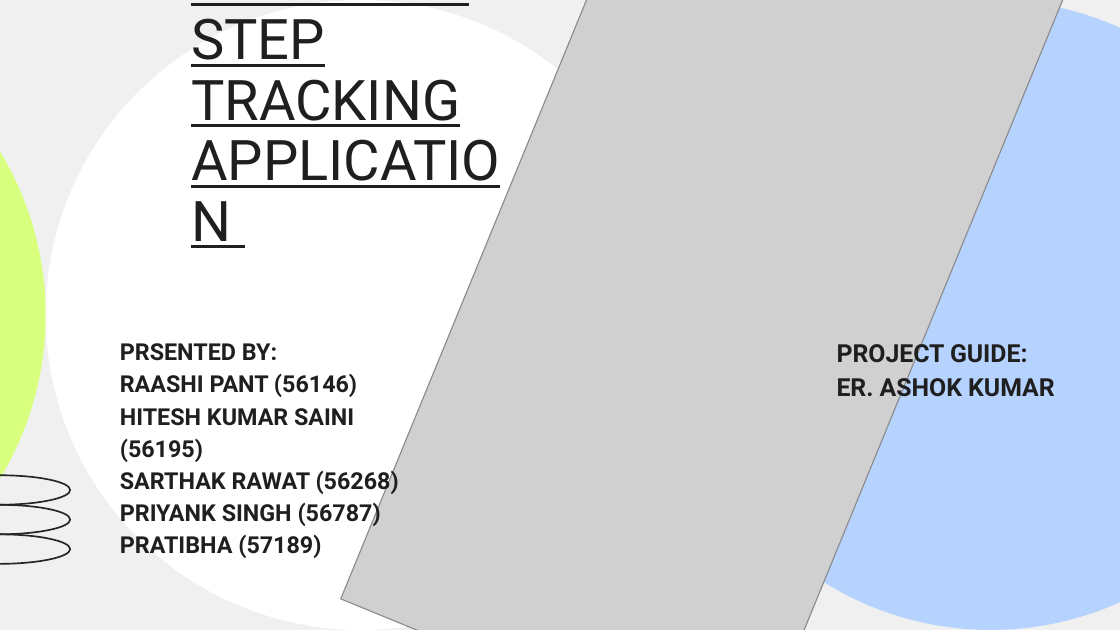
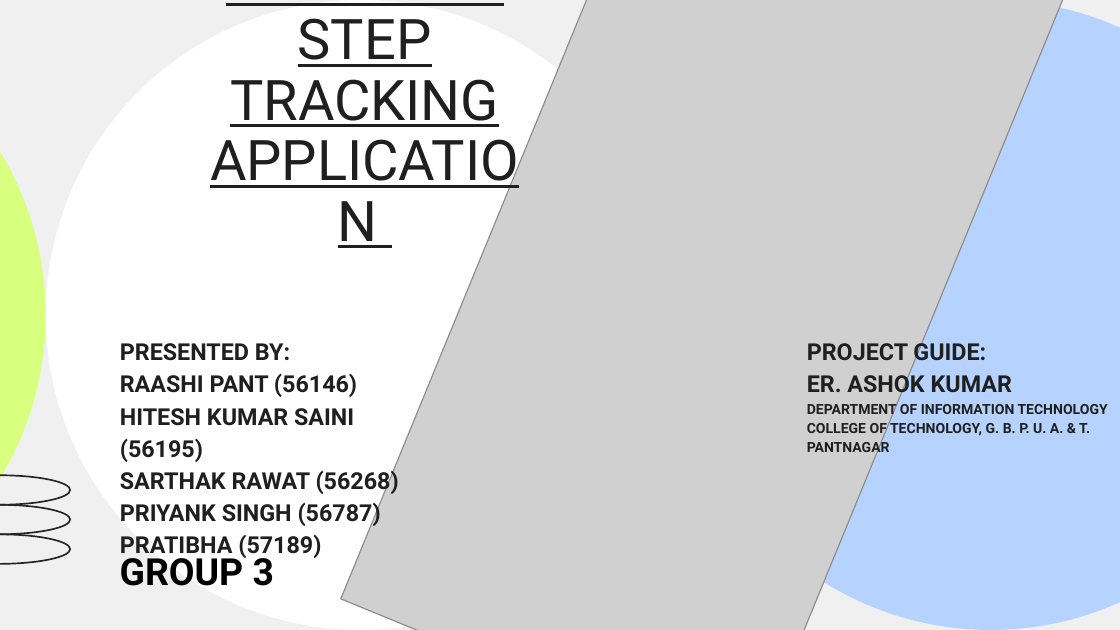
Before and after one commit to alexmercerind/slides, a slide deck: slide 1 of Presentation January 2024.pptx. Drawn at 1120x630 pixels with LibreOffice and Linux fonts; fonts in the diff are those of the drawing; grey boxes stand for pictures. Boxes give left, top, right and bottom in pixels: in the first picture for what was removed or moved away, otherwise in the second. Text is boxed around its words. In the diff, an @@ line names an element or a change of style, - is before the commit and + after.

```diff
--- a/Presentation January 2024.pptx
+++ b/Presentation January 2024.pptx
@@ title "REAL-TIME STEP TRACKING APPLICATION" at [230, 18, 499, 127]: alignment left to centre @@
@@ subtitle "PROJECT GUIDE:": place and size @@
-subtitle "PROJECT GUIDE:" at [837, 339, 1055, 403]
+subtitle "PROJECT GUIDE:" at [807, 339, 1108, 456]
@@ text at [120, 343, 290, 361]: text changed @@
-PRSENTED BY:
+PRESENTED BY:
@@ subtitle at [807, 339, 1012, 398]: size 16 to 15 pt in "PROJECT GUIDE:", "ER. ASHOK KUMAR" @@
@@ subtitle at [807, 403, 1108, 456]: paragraphs added @@
+DEPARTMENT OF INFORMATION TECHNOLOGY
+COLLEGE OF TECHNOLOGY, G. B. P. U. A. & T.
+PANTNAGAR
@@ text added at [120, 551, 274, 586], 24 pt, text #000000, bold @@
+GROUP 3
```
Also in this commit, not shown: 2 other slides changed, 2 other files.
